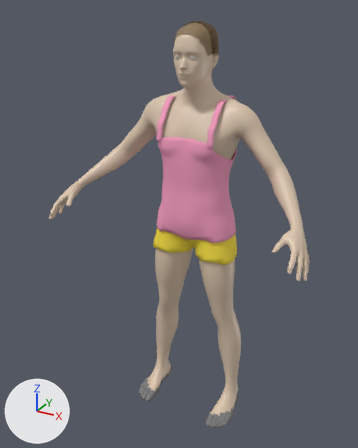
The FBX model RexMagnum/Unity/Assets/RexMagnum/Characters/Guests/Chad.fbx: old version first, new version second.
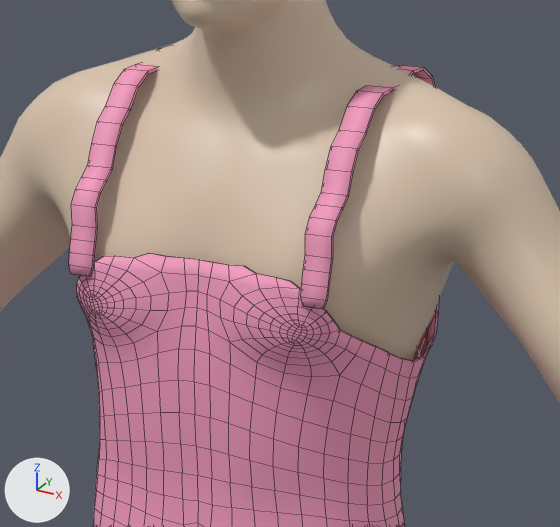
The first picture shows the older version from a 50 mm camera at (0.975, -1.974, 1.97) aimed at (-0.042, -0.125, 1.045). The close-ups show the older and then the newer version on the part from 40% to 74% of the width and 18% to 44% of the height of that picture. Only the edits that show in the close-ups are written down. Every picture has the same lights, and +X, +Y and +Z are marked at lower left. The close-ups show mesh edges as thin lines.

Names of what the first close-up shows: 'Chad', 'Chad_Straps', 'Chad_Top'.
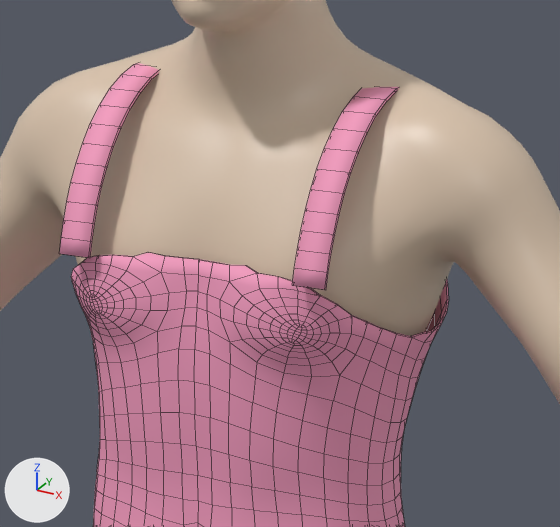
Location of each change, [x1, y1, x2, y2] in pixels of the close-ups (560 x 527 px; the box of a moved part takes in the faces that stretch with it):
```json
{"object": "Chad_Top", "change": "reshaped", "before": [77, 253, 439, 527], "after": [71, 252, 449, 527]}
{"object": "Chad_Straps", "change": "reshaped", "before": [69, 63, 435, 309], "after": [59, 63, 399, 290]}
{"part": 1, "of": "me_chad_straps_001", "change": "rebuilt", "before": [69, 63, 158, 276], "after": [59, 63, 159, 258], "on screen": "12% wider, 8% shorter"}
{"part": 2, "of": "me_chad_straps_001", "change": "rebuilt", "before": [301, 65, 435, 309], "after": [292, 87, 399, 290]}
{"part": 3, "of": "me_chad_top_001", "change": "moved or reshaped", "before": [77, 253, 439, 400], "after": [71, 252, 449, 400]}
```

Scene script edits in JSON lines:
```json
{"block": "me_chad_top_001", "where": "# used by ob_chad_top; location = (0.0, 0.0, 0.0)"}
{"op": "remove", "block": "me_chad_top_001", "code": "me_chad_top_001.from_pydata(...)  # 2192 vertices, 2192 faces; spans x -0.197..0.197, y -0.168..0.115, z 0.981..1.499"}
{"op": "add", "block": "me_chad_top_001", "code": "me_chad_top_001.from_pydata(...)  # 2260 vertices, 2260 faces; spans x -0.197..0.197, y -0.168..0.115, z 0.984..1.498"}
{"block": "me_chad_top_001", "change": "me_chad_top_001 part 3: 100 vertices moved from x -0.168..0.168, y -0.161..0.099, z 1.337..1.497 to x -0.169..0.169, y -0.161..0.1, z 1.336..1.497; 80 vertices removed from x -0.171..0.171, y -0.16..0.099, z 1.358..1.499; 148 vertices added at x -0.184..0.184, y -0.161..0.101, z 1.356..1.498"}
{"block": "me_chad_top_001", "change": "other edits to the shape of me_chad_top_001 do not show in these pictures"}
{"block": "me_chad_straps_001", "where": "# used by ob_chad_straps; location = (0.0, 0.0, 0.0)"}
{"op": "remove", "block": "me_chad_straps_001", "code": "me_chad_straps_001.from_pydata(...)  # 200 vertices, 196 faces; spans x -0.134..0.134, y -0.163..0.103, z 1.434..1.618"}
{"op": "add", "block": "me_chad_straps_001", "code": "me_chad_straps_001.from_pydata(...)  # 160 vertices, 156 faces; spans x -0.137..0.137, y -0.173..0.115, z 1.454..1.61"}
{"block": "me_chad_straps_001", "change": "me_chad_straps_001 part 1: the loose piece of 100 vertices spanning x -0.134..-0.108, y -0.163..0.103, z 1.434..1.618 is rebuilt with 80 vertices and now spans x -0.137..-0.105, y -0.173..0.115, z 1.454..1.61"}
{"block": "me_chad_straps_001", "change": "me_chad_straps_001 part 2: the loose piece of 100 vertices spanning x 0.108..0.134, y -0.163..0.103, z 1.434..1.618 is rebuilt with 80 vertices and now spans x 0.105..0.137, y -0.173..0.115, z 1.454..1.61"}
```
